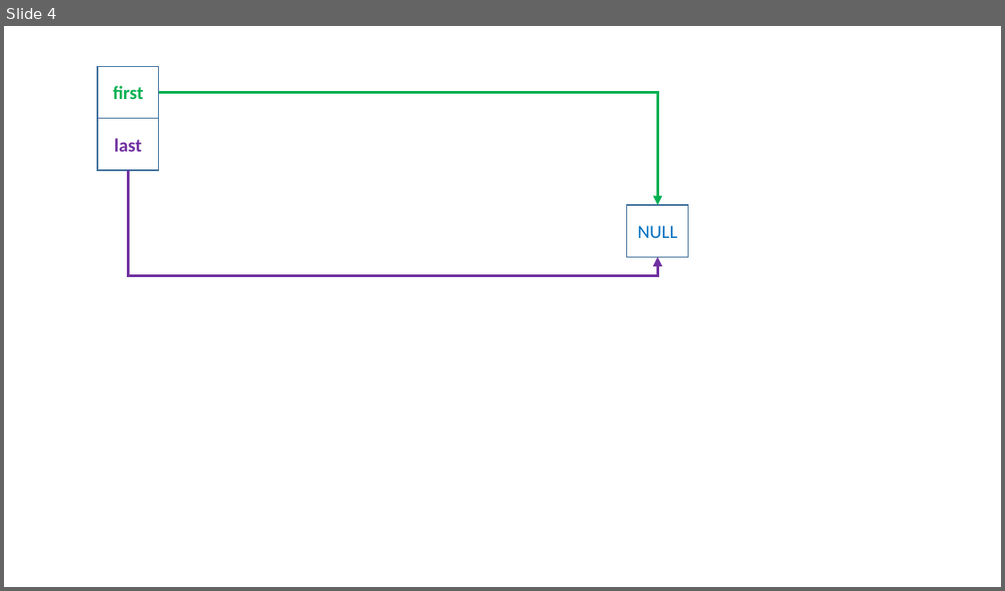
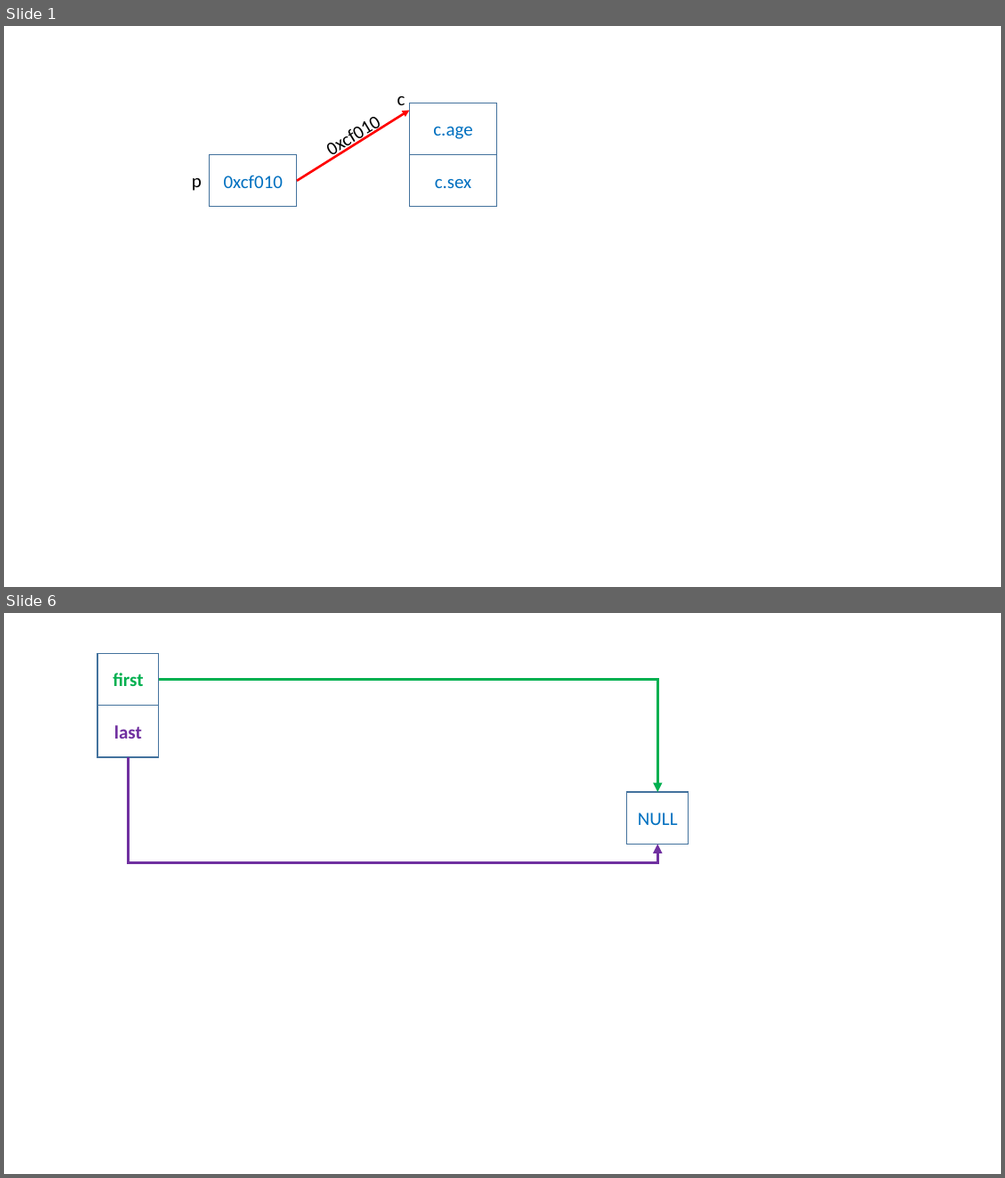
Before and after one commit to Waynefn/cpp_ds_algo, a slide deck: ppt.pptx. Shown one above the other, each under a label of ours: slide 4 before the commit, slides 1 and 6 after it; the slides between them are not shown. The pictures are 1005x591 and 1005x1178 pixels, drawn with LibreOffice and Linux fonts; fonts in the diff are those of the drawing. Boxes give left, top, right and bottom in pixels: in the first picture for what was removed or moved away, otherwise in the second. Text is boxed around its words. In the diff, an @@ line names an element or a change of style, - is before the commit and + after.

```diff
--- a/ppt.pptx
+++ b/ppt.pptx
@@ slide 1 added at box(4, 26, 1001, 587), background #FFFFFF @@
@@ text added at box(314, 103, 393, 167), 18 pt, text #000000 @@
+0xcf010
@@ text added at box(397, 96, 405, 105), 18 pt, text #000000 @@
+c
@@ rectangle added at box(409, 103, 497, 155), outline #43739E 1 pt, 18 pt, text #0070C0 @@
+c.age
@@ arrow added from (297, 181) to (409, 110), #FF0000 2.25 pt @@
@@ rectangle added at box(210, 155, 297, 206), outline #43739E 1 pt, 18 pt, text #0070C0 @@
+0xcf010
@@ rectangle added at box(409, 155, 497, 206), outline #43739E 1 pt, 18 pt, text #0070C0 @@
+c.sex
@@ text added at box(192, 177, 202, 191), 18 pt, text #000000 @@
+p
@@ what was slide 4 is now slide 6 @@
```
Also in this commit, not shown: 5 slides changed, 27 other slides added, 11 other files.
